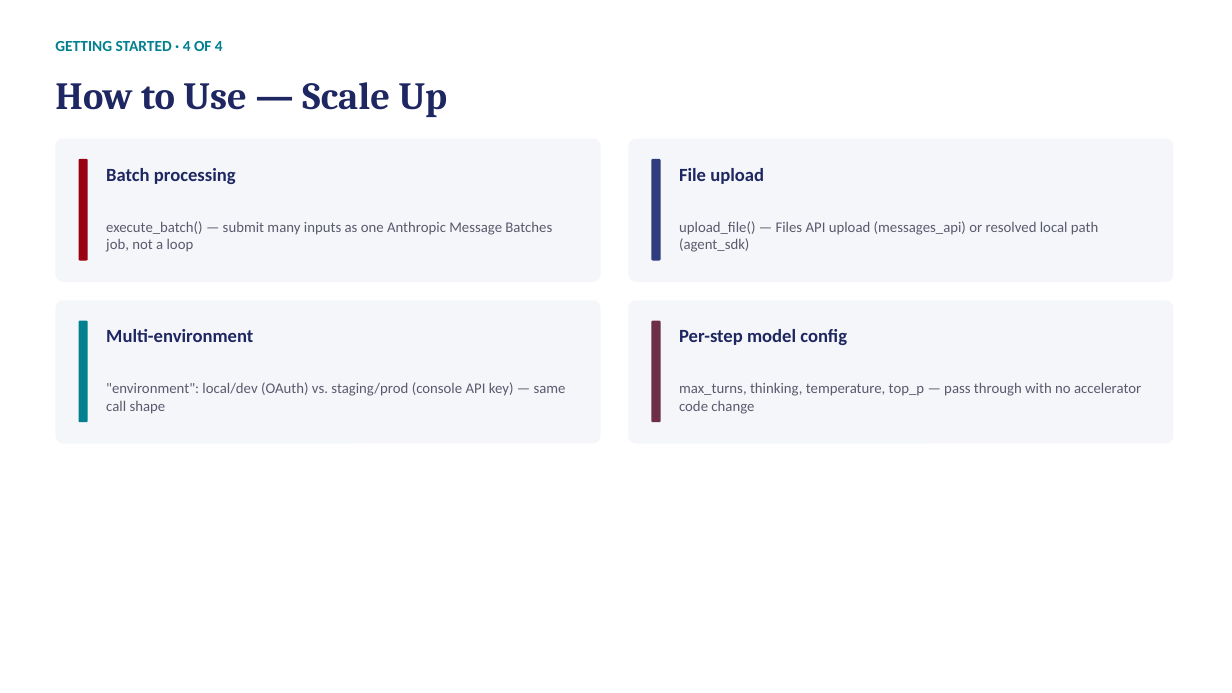
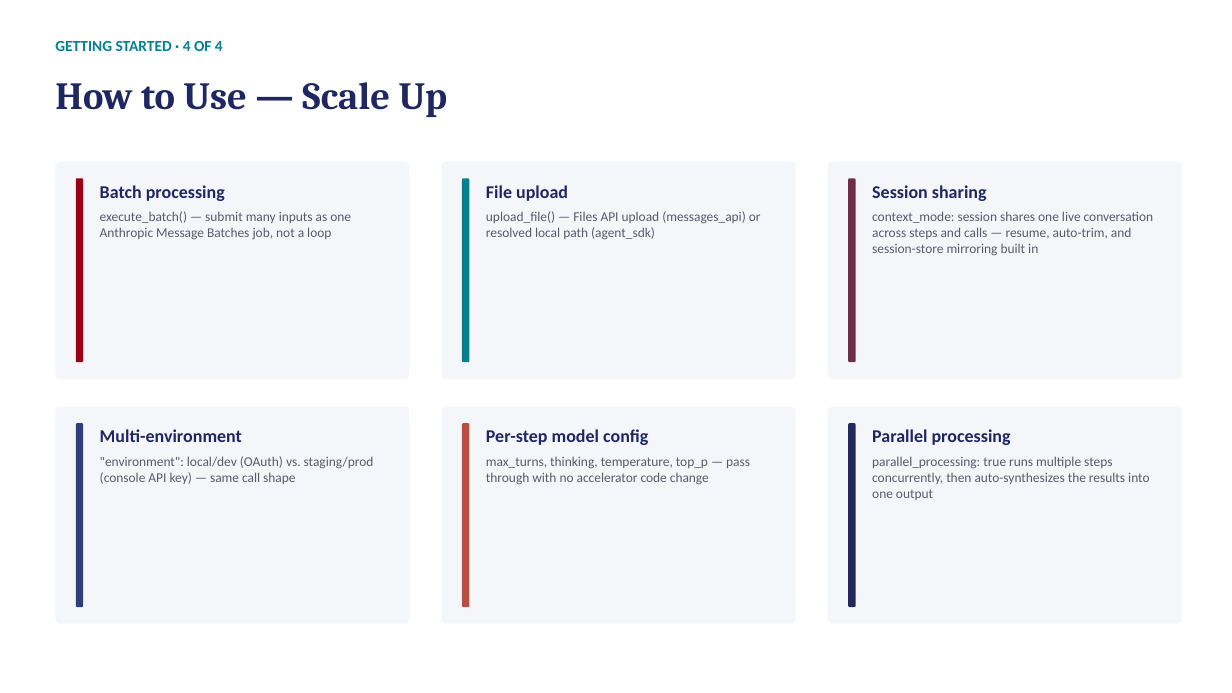
Before and after one commit to sandeeppachauri/claude-orchestration-accelerator, a slide deck: slide 10 of docs/Accelerators_Demo_Deck.pptx. Drawn at 1232x693 pixels with LibreOffice and Linux fonts; fonts in the diff are those of the drawing. Boxes give left, top, right and bottom in pixels: in the first picture for what was removed or moved away, otherwise in the second. Text is boxed around its words. In the diff, an @@ line names an element or a change of style, - is before the commit and + after.

```diff
--- a/docs/Accelerators_Demo_Deck.pptx
+++ b/docs/Accelerators_Demo_Deck.pptx
@@ rounded rectangle: place and size @@
-rounded rectangle at [55,139,601,282]
+rounded rectangle at [55,162,409,379]
@@ rounded rectangle: place and size @@
-rounded rectangle at [79,159,88,261]
+rounded rectangle at [76,178,83,362]
@@ text "Batch processing": place and size @@
-text "Batch processing" at [106,168,236,184]
+text "Batch processing" at [100,185,225,201]
@@ rounded rectangle: place and size @@
-rounded rectangle at [628,139,1174,282]
+rounded rectangle at [442,162,796,379]
@@ rounded rectangle: place and size @@
-rounded rectangle at [652,159,661,261]
+rounded rectangle at [462,178,470,362]
@@ rounded rectangle at [462,178,470,362]: fill #2F3C7E to #028090; proportions changed @@
@@ text "File upload": place and size @@
-text "File upload" at [679,168,764,184]
+text "File upload" at [486,185,568,201]
@@ rounded rectangle: place and size @@
-rounded rectangle at [55,300,601,444]
+rounded rectangle at [828,162,1182,379]
@@ rounded rectangle: place and size @@
-rounded rectangle at [79,321,88,422]
+rounded rectangle at [848,178,856,362]
@@ rounded rectangle at [848,178,856,362]: fill #028090 to #6D2E46; proportions changed @@
@@ text "execute_batch() — submit many inputs ...": place and size @@
-text "execute_batch() — submit many inputs ..." at [106,221,552,252]
+text "execute_batch() — submit many inputs ..." at [100,211,351,239]
@@ text "upload_file() — Files API upload ...": place and size @@
-text "upload_file() — Files API upload ..." at [679,221,1098,252]
+text "upload_file() — Files API upload ..." at [486,211,761,240]
@@ text added at [872,185,987,201], 14 pt, text #1E2761, bold @@
+Session sharing
@@ text added at [872,211,1154,255], 10.5 pt, text #5A5A6E @@
+context_mode: session shares one live conversation across steps and calls — resume, auto-trim, and session-store mirroring built in
@@ proportions changed in 5 elements at [76,178,83,362], [55,162,409,379], [442,162,796,379], [828,162,1182,379], [55,407,409,624] @@
@@ rounded rectangle: place and size @@
-rounded rectangle at [628,300,1174,444]
+rounded rectangle at [55,407,409,624]
@@ rounded rectangle added at [442,407,796,624], fill #F5F6FA @@
@@ rounded rectangle added at [828,407,1182,624], fill #F5F6FA @@
@@ rounded rectangle: place and size @@
-rounded rectangle at [652,321,661,422]
+rounded rectangle at [76,423,83,607]
@@ rounded rectangle at [76,423,83,607]: fill #6D2E46 to #2F3C7E; proportions changed @@
@@ text "Multi-environment": place and size @@
-text "Multi-environment" at [106,329,253,342]
+text "Multi-environment" at [100,429,242,442]
@@ rounded rectangle added at [462,423,470,607], fill #B85042 @@
@@ size 14.5 to 14 pt in 4 elements at [100,185,225,201], [486,185,568,201], [100,429,242,442], [486,429,648,445] @@
@@ text "Per-step model config": place and size @@
-text "Per-step model config" at [679,329,847,345]
+text "Per-step model config" at [486,429,648,445]
@@ rounded rectangle added at [848,423,856,607], fill #21295C @@
@@ text added at [872,429,1011,445], 14 pt, text #1E2761, bold @@
+Parallel processing
@@ text ""environment": local/dev (OAuth) vs. staging/prod ...": place and size @@
-text ""environment": local/dev (OAuth) vs. staging/prod ..." at [106,382,566,414]
+text ""environment": local/dev (OAuth) vs. staging/prod ..." at [100,456,374,484]
@@ size 11.5 to 10.5 pt; vertical alignment middle to top in 4 elements at [100,211,351,239], [486,211,761,240], [100,456,374,484], [486,456,750,485] @@
@@ text "max_turns, thinking, temperature, top_p — ...": place and size @@
-text "max_turns, thinking, temperature, top_p — ..." at [679,382,1141,414]
+text "max_turns, thinking, temperature, top_p — ..." at [486,456,750,485]
@@ text added at [872,456,1149,500], 10.5 pt, text #5A5A6E @@
+parallel_processing: true runs multiple steps concurrently, then auto-synthesizes the results into one output
```
Also in this commit, not shown: 3 slides added, 27 other files.
